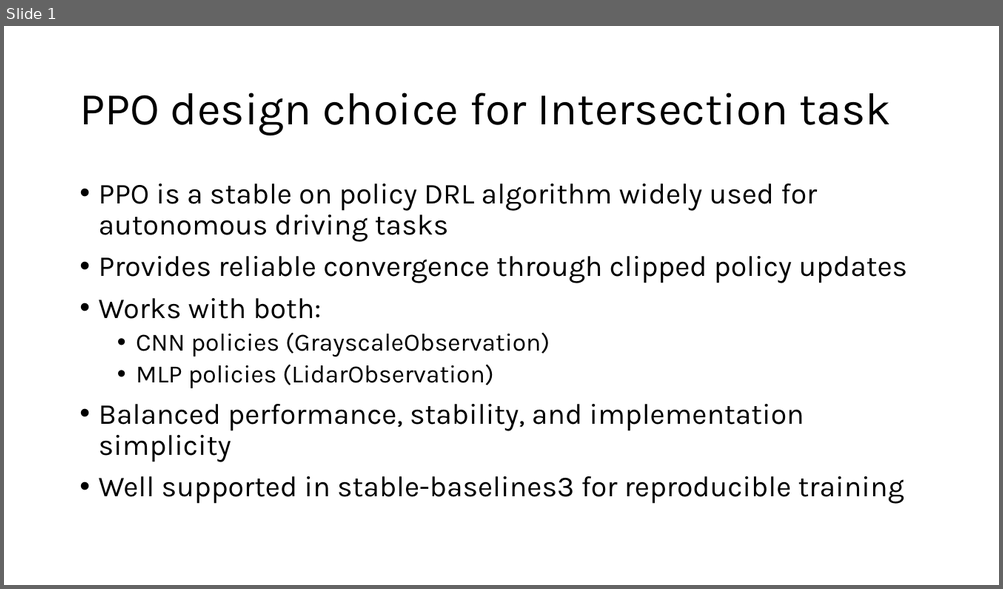
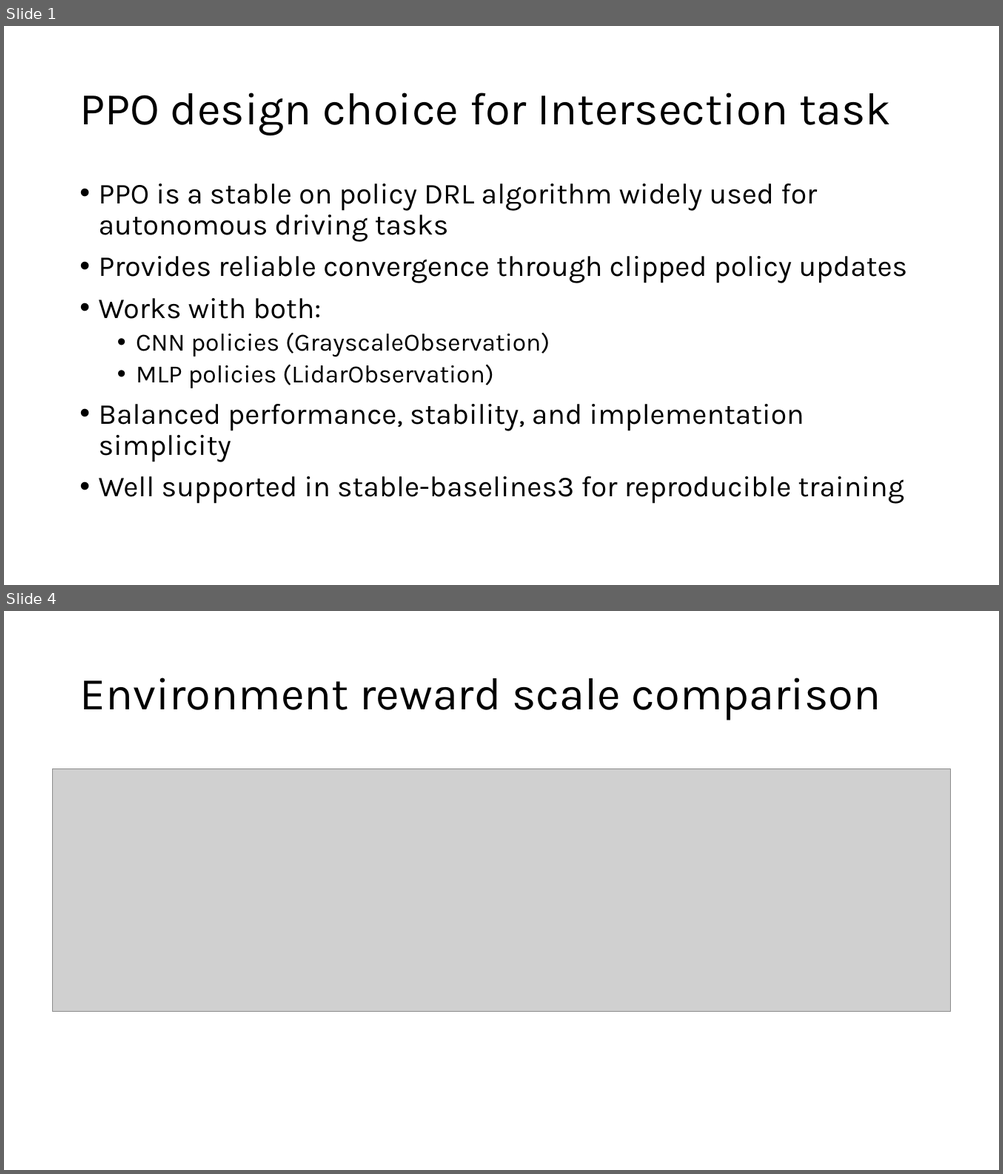
Before and after one commit to chiragr15/CS272_FinalProject, a slide deck: agents/intersection/final project.pptm. Shown one above the other, each under a label of ours: slide 1 before the commit, slides 1 and 4 after it; the slides between them are not shown. The pictures are 1003x589 and 1003x1174 pixels, drawn with LibreOffice and Linux fonts; fonts in the diff are those of the drawing; grey boxes stand for pictures. Boxes give left, top, right and bottom in pixels: in the first picture for what was removed or moved away, otherwise in the second. Text is boxed around its words. In the diff, an @@ line names an element or a change of style, - is before the commit and + after.

```diff
--- a/agents/intersection/final project.pptm
+++ b/agents/intersection/final project.pptm
@@ slide 4 added at [4,611,999,1170], background #FFFFFF @@
@@ title added at [79,678,881,721], 44 pt, text #000000 @@
+Environment reward scale comparison
@@ picture added at [53,769,950,1011] @@
```
Also in this commit, not shown: 2 slides changed, 37 other files.
